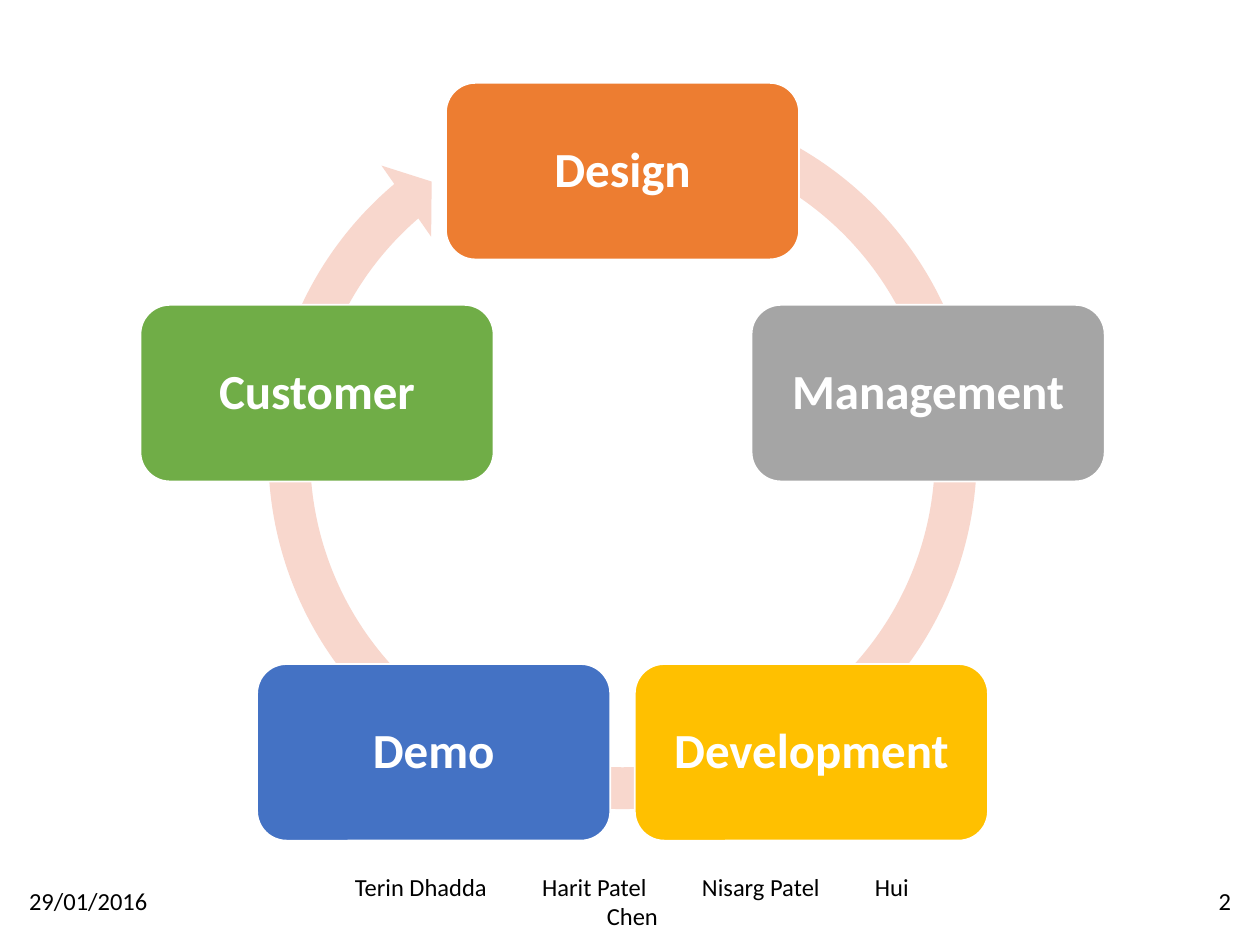
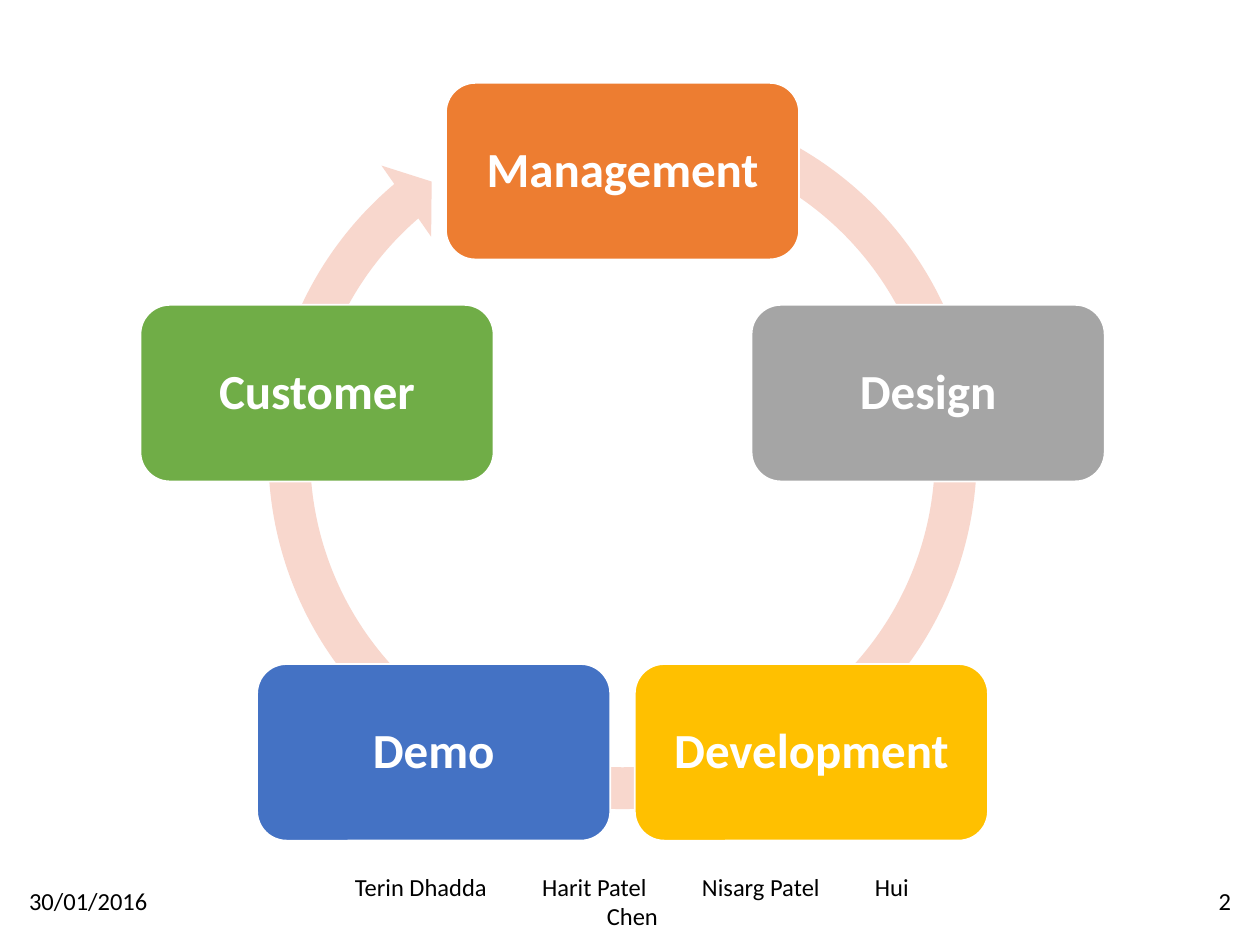
Before and after one commit to ptlharit/OEC, a slide deck: slide 2 of docs/Presentation.pptx. Drawn at 1260x945 pixels with LibreOffice and Linux fonts; fonts in the diff are those of the drawing; background and template pictures are left out. Boxes give left, top, right and bottom in pixels: in the first picture for what was removed or moved away, otherwise in the second. Text is boxed around its words. In the diff, an @@ line names an element or a change of style, - is before the commit and + after.

Commit message:
Updated Presentation

```diff
--- a/docs/Presentation.pptx
+++ b/docs/Presentation.pptx
@@ text "Management" moved from (x1=792, y1=377, x2=1064, y2=417) to (x1=487, y1=155, x2=759, y2=196) @@
@@ text "Design" moved from (x1=554, y1=152, x2=690, y2=196) to (x1=860, y1=375, x2=996, y2=417) @@
@@ text at (x1=29, y1=893, x2=147, y2=911): text changed @@
-29/01/2016
+30/01/2016
```
Also in this commit, not shown: 10 other slides changed, 20 other files.
